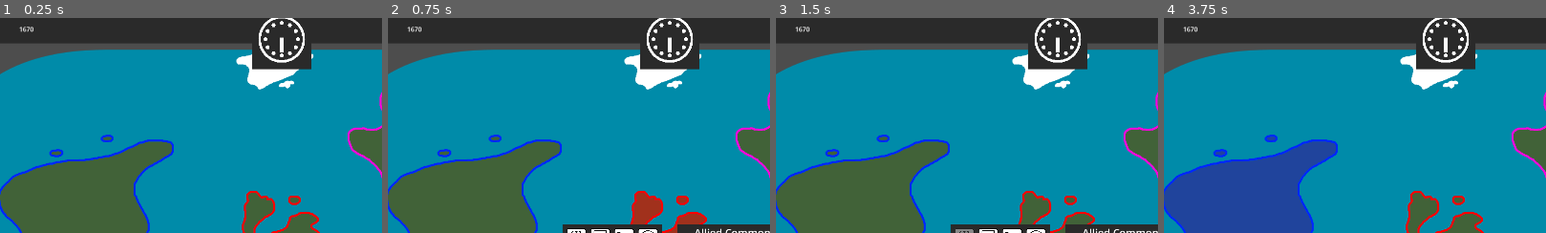
Above: before the commit, frames 1-4 (left to right).
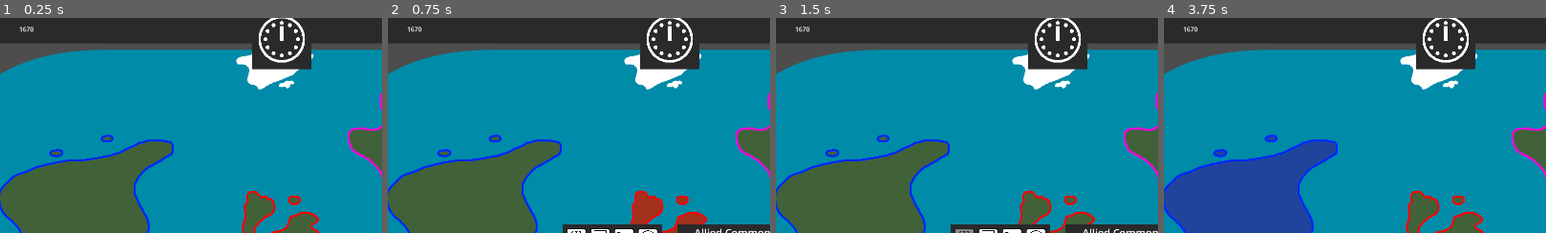
Above: after the commit, the same moments.

Repository: Stev51/gmtk-jam-2026
Game: Godot game, scene res://scenes/main.tscn
Two runs of this game, one before a commit and one after it. Both use one fixed random seed, a clock stepped at 60 frames per second and the inputs below.
Inputs (mouse positions are % of the whole screen's width and height, from its top left):
- Up to frame 1 (0.25 s): no input
- Up to frame 2 (0.75 s): tap Enter at 0.5 s; hold 1 (x1_speed) from 0.53 s (still down); click (50, 50) at 0.67 s
- Up to frame 3 (1.5 s): release 1 (x1_speed) at 1.25 s; click (38, 53) at 1.27 s
- Up to frame 4 (3.75 s): click (38, 53) at 2.02 s; click (38, 53) at 2.77 s; tap Space (pause) at 3.5 s; move the mouse to (30, 55) at 3.52 s; tap 2 (x2_speed) at 3.6 s; click (30, 55) at 3.67 s
The pictures show only the part of the screen within x 13-63%, y 2-52%; the shares and areas given below are measured in that part.

The runs differ from the first frame. In frame 1, 0.1% of the frame differs, in the area x 73-75%, y 3-16%; in frame 2, 0.1%; in frame 3, 0.1%; in frame 4, 0.1%.

Commit message:
New DoomsdayClock code

Diff:
--- a/scripts/doomsday_clock.gd
+++ b/scripts/doomsday_clock.gd
@@ -12,14 +12,47 @@
 func _process(_delta: float) -> void:
 	if not timed_out_flag:
 		set_minutes()
-		check_timeout()
+		#check_timeout()
+
+func get_country_time_to_midnight(country) -> float:
+	var time = minf(720, (100 - country.willingness_to_fire_nukes) / max(country.delta_willingness_to_fire_nukes, 0.01))
+	return time
 
 func set_minutes() -> void:
-	minutes = MAX_MINUTES / 2
+	var lowest = 0.0
+	for country in CountryManager.countries:
+		if get_country_time_to_midnight(country) < lowest:
+			lowest = get_country_time_to_midnight(country)
+	minutes = lowest
+
+func _on_zero_hour():
+	timed_out_flag = true
 	pass
 
-func check_timeout() -> void:
-	if minutes <= 0.0 and not timed_out_flag:
-		minutes = 0.0
-		zero_hour.emit()
-		timed_out_flag = true
+func _on_infinite_hour():
+	while timed_out_flag == false:
+		if Globals.game_speed == Globals.GameSpeed.PAUSED:
+			await get_tree().create_timer(0.1).timeout
+			continue
+		if Globals.game_speed == Globals.GameSpeed.NORMAL:
+			await get_tree().create_timer(3.0).timeout
+		if Globals.game_speed == Globals.GameSpeed.FAST:
+			await get_tree().create_timer(1.5).timeout
+		var nukes_remaining = false
+		for country in CountryManager.countries:
+			if country.nukes >= 1:
+				country.nukes -= 1
+			if country.nukes >= 1:
+				nukes_remaining = true
+		if nukes_remaining == false:
+			win()
+
+func win():
+	timed_out_flag = true
+	pass
+
+#func check_timeout() -> void:
+	#if minutes <= 0.0 and not timed_out_flag:
+		#minutes = 0.0
+		#zero_hour.emit()
+		#timed_out_flag = true
